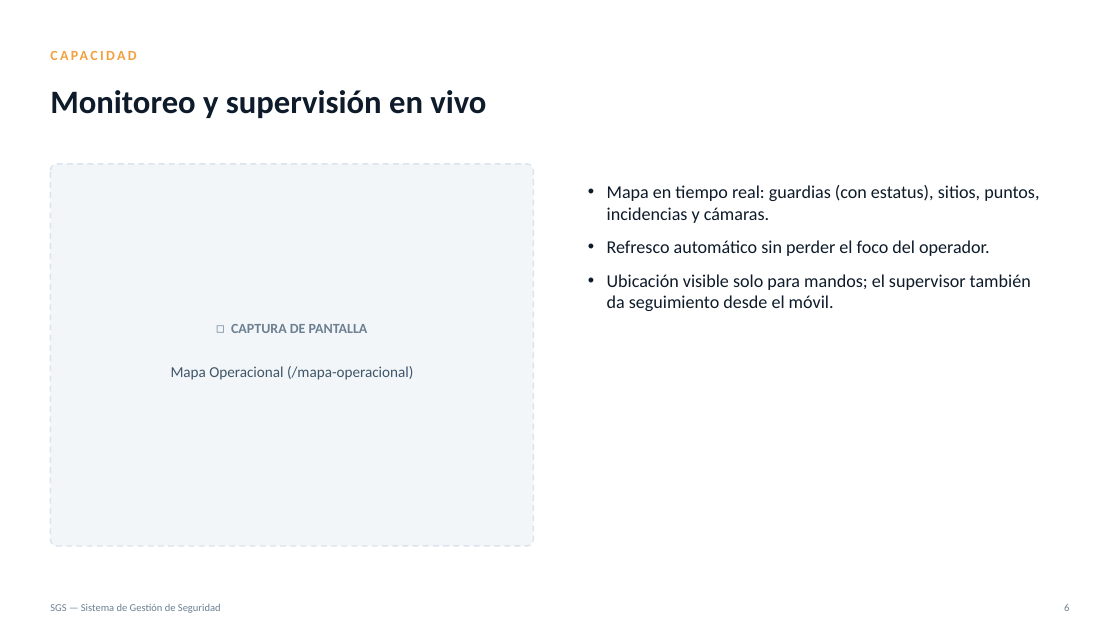
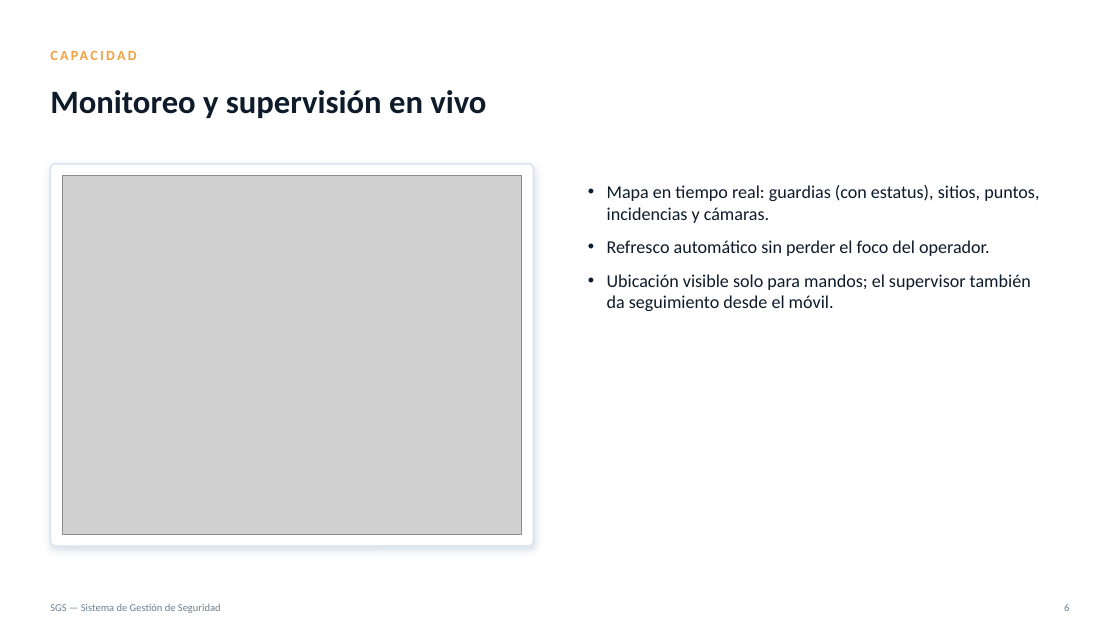
Before and after one commit to jorgeronc/SGS, a slide deck: slide 6 of docs/venta/SGS-Presentacion.pptx. Drawn at 1120x630 pixels with LibreOffice and Linux fonts; fonts in the diff are those of the drawing; grey boxes stand for pictures. Boxes give left, top, right and bottom in pixels: in the first picture for what was removed or moved away, otherwise in the second. Text is boxed around its words. In the diff, an @@ line names an element or a change of style, - is before the commit and + after.

```diff
--- a/docs/venta/SGS-Presentacion.pptx
+++ b/docs/venta/SGS-Presentacion.pptx
@@ rounded rectangle at [50,164,534,546]: fill #F2F6F9 to #FFFFFF; outline #DBE3EC 1.25 pt dashed to #DBE3EC 1.25 pt; shadow on; proportions changed @@
@@ picture added at [62,176,522,534] @@
@@ text removed at [231,324,368,333] @@
-◻ CAPTURA DE PANTALLA
@@ text removed at [171,366,413,380] @@
-Mapa Operacional (/mapa-operacional)
```
Also in this commit, not shown: 1 other slide changed, 3 other files.
